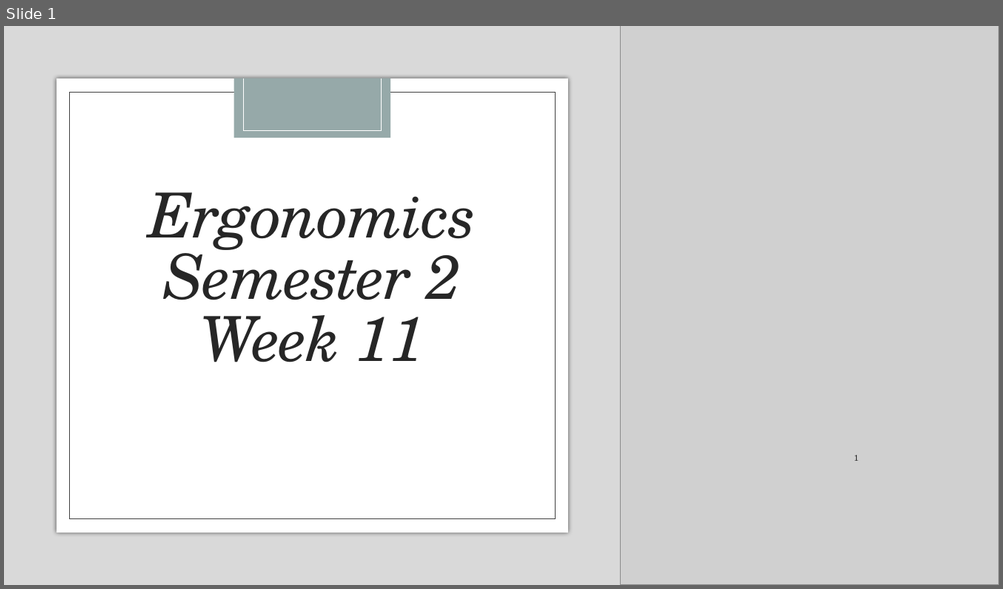
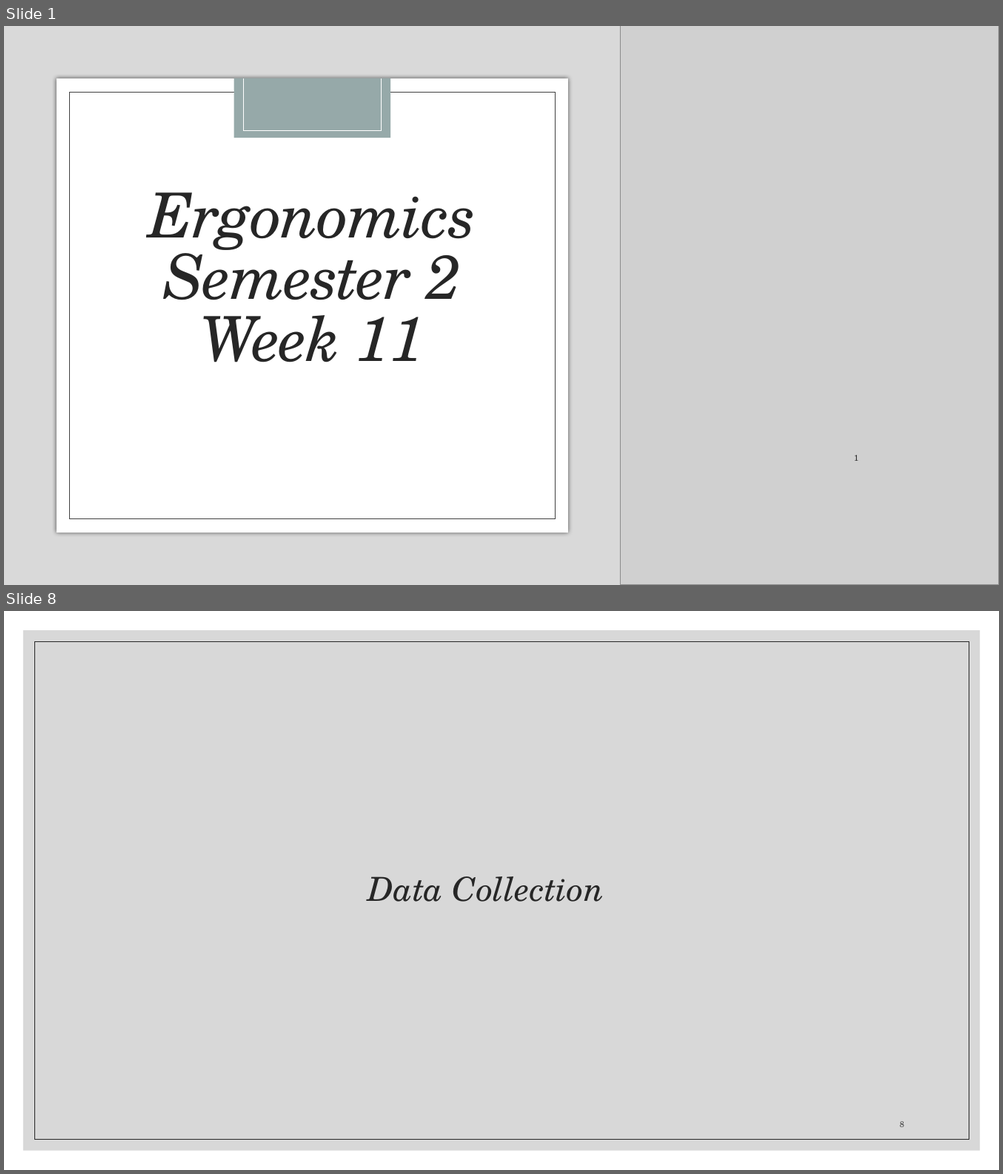
Before and after one commit to Albertlor/URECA, a slide deck: Meeting_Materials/Ergonomics Semester 2 Week 11.pptx. Shown one above the other, each under a label of ours: slide 1 before the commit, slides 1 and 8 after it; the slides between them are not shown. The pictures are 1003x589 and 1003x1174 pixels, drawn with LibreOffice and Linux fonts; fonts in the diff are those of the drawing; grey boxes stand for pictures. Boxes give left, top, right and bottom in pixels: in the first picture for what was removed or moved away, otherwise in the second. Text is boxed around its words. In the diff, an @@ line names an element or a change of style, - is before the commit and + after.

```diff
--- a/Meeting_Materials/Ergonomics Semester 2 Week 11.pptx
+++ b/Meeting_Materials/Ergonomics Semester 2 Week 11.pptx
@@ slide 8 added at bbox=[4, 611, 999, 1170], background #FFFFFF @@
@@ rectangle added at bbox=[23, 630, 980, 1151], fill #BFBFBF at 60% opacity @@
@@ rectangle added at bbox=[34, 641, 969, 1140], outline #262626 0.5 pt @@
@@ title added at bbox=[368, 877, 604, 902], 32 pt, text #262626, italic @@
+Data Collection
@@ page number added at bbox=[899, 1122, 904, 1128], 8 pt, text #404040 @@
+8
```
Also in this commit, not shown: 5 slides changed, 3 other slides added, 1 slide removed, 10 other files.
